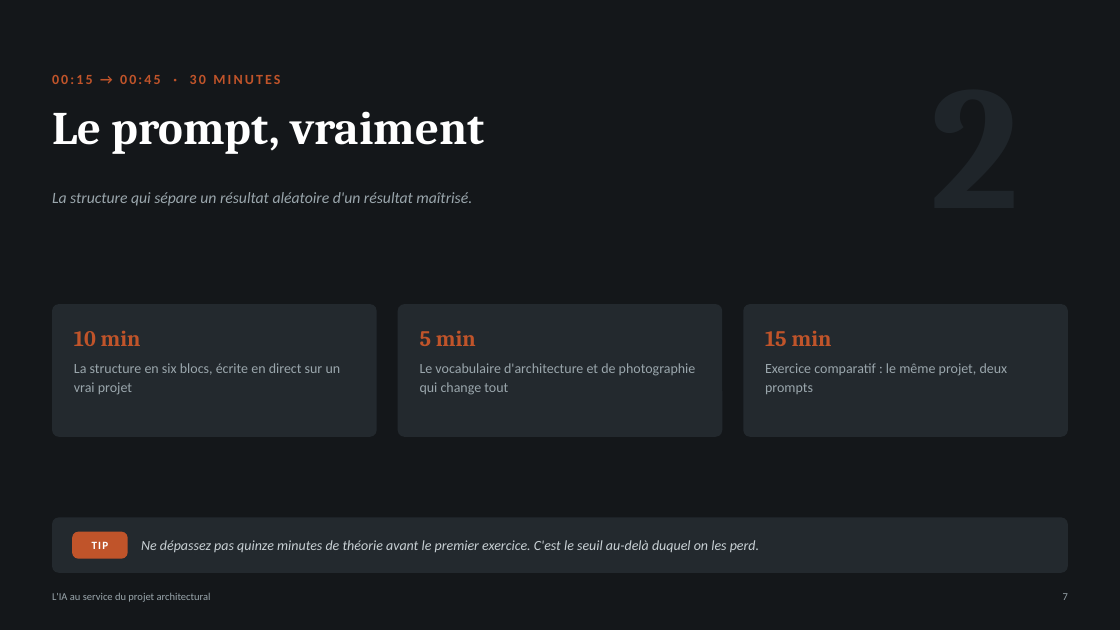
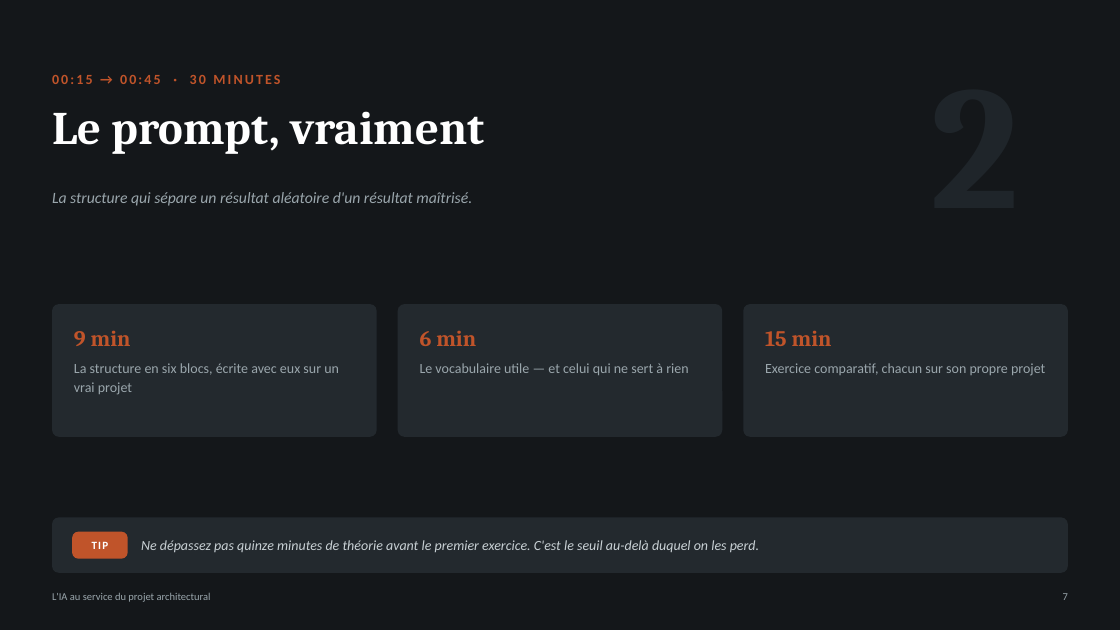
Before and after one commit to ancaagency/page-de-vente-Alba, a slide deck: slide 7 of formation-ia-architectes/formation-ia-architectes.pptx. Drawn at 1120x630 pixels with LibreOffice and Linux fonts; fonts in the diff are those of the drawing. Boxes give left, top, right and bottom in pixels: in the first picture for what was removed or moved away, otherwise in the second. Text is boxed around its words. In the diff, an @@ line names an element or a change of style, - is before the commit and + after.

```diff
--- a/formation-ia-architectes/formation-ia-architectes.pptx
+++ b/formation-ia-architectes/formation-ia-architectes.pptx
@@ text at (74, 330, 131, 346): text changed @@
-10 min
+9 min
@@ text at (420, 330, 476, 346): text changed @@
-5 min
+6 min
@@ text at (74, 363, 339, 395): text changed @@
-La structure en six blocs, écrite en direct sur un vrai projet
+La structure en six blocs, écrite avec eux sur un vrai projet
@@ text at (420, 363, 688, 375): text changed @@
-Le vocabulaire d'architecture et de photographie qui change tout
+Le vocabulaire utile — et celui qui ne sert à rien
@@ text at (765, 363, 1045, 376): text changed @@
-Exercice comparatif : le même projet, deux prompts
+Exercice comparatif, chacun sur son propre projet
```
Also in this commit, not shown: 25 other slides changed, 1 slide added, 3 other files.
